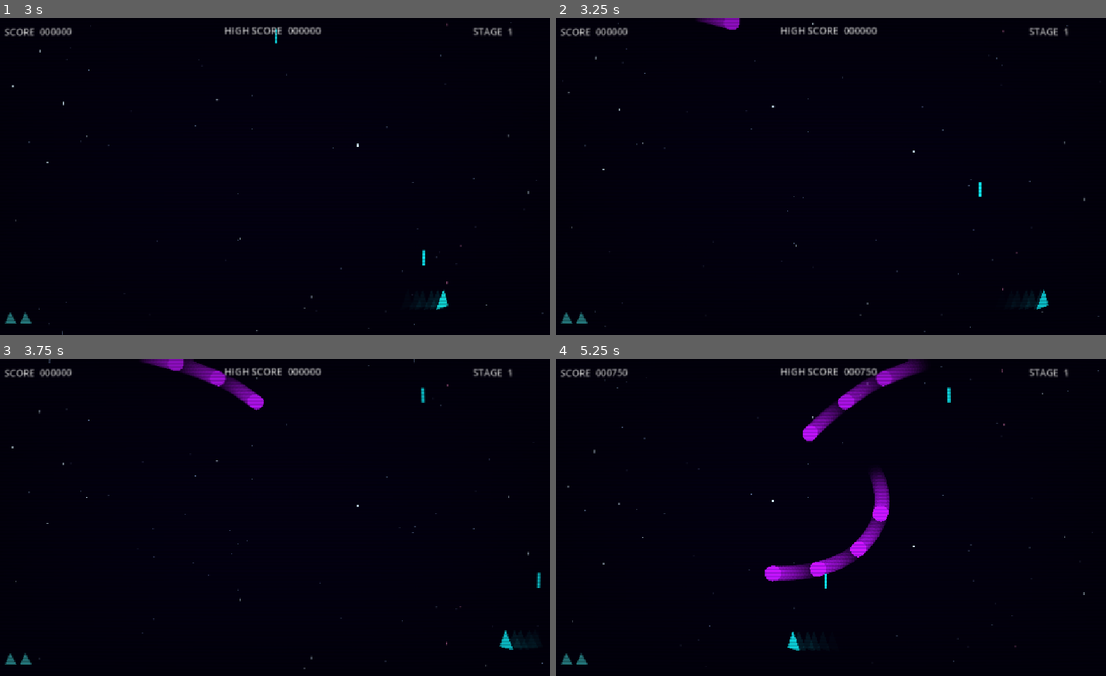
Above: before the commit, frames 1-4 (two rows, left to right).
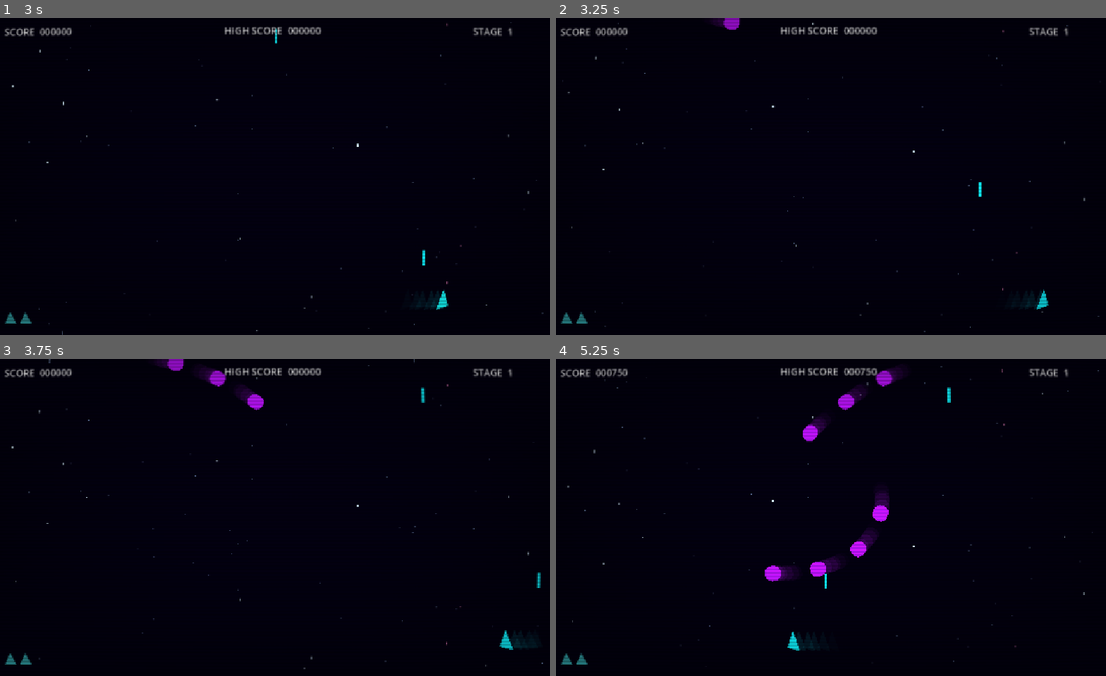
Above: after the commit, the same moments.

Repository: devbernardolopes/pew-pew-bubblegum
Game: Godot game, scene res://scenes/universe.tscn
Same seed, same stepped clock (60 frames per second), same inputs: the game is played once before the commit and once after it.
Inputs:
- Up to frame 1 (3 s): tap Enter at 0.5 s; hold Right (right) 0.53-1.28 s; hold X (fire) 0.53-1.28 s; hold Left (left) 1.28-2.03 s; tap X (fire) at 1.35, 2.85 s; hold X (fire) 2.03-2.78 s; hold Right (right) from 2.03 s (still down)
- Up to frame 2 (3.25 s): keep holding Right (right)
- Up to frame 3 (3.75 s): release Right (right) at 3.53 s; hold Left (left) from 3.53 s (still down); hold X (fire) from 3.53 s (still down)
- Up to frame 4 (5.25 s): keep holding Left (left); release X (fire) at 4.28 s; tap X (fire) at 4.35 s; hold X (fire) from 5.03 s (still down)

Frame 1 is identical in both runs. In frame 2, 0.1% of the frame differs, in the area x 25-32%, y 0-4%; in frame 3, 0.6%; in frame 4, 1.9%, in the area x 39-67%, y 0-71%.

Commit message:
tests

Diff:
--- /dev/null
+++ b/default_bus_layout.tres
@@ -0,0 +1,25 @@
+[gd_resource type="AudioBusLayout" format=3 uid="uid://dd4fx4r4jkfuq"]
+
+[sub_resource type="AudioEffectChorus" id="AudioEffectChorus_j3pel"]
+resource_name = "Chorus"
+voice/1/level_db = -8.6
+voice/2/delay_ms = 27.19
+voice/2/rate_hz = 11.7
+voice/2/depth_ms = 5.19
+voice/2/pan = 0.69
+
+[resource]
+bus/1/name = &"SFX"
+bus/1/solo = false
+bus/1/mute = false
+bus/1/bypass_fx = false
+bus/1/volume_db = -5.045384
+bus/1/send = &"Master"
+bus/1/effect/0/effect = SubResource("AudioEffectChorus_j3pel")
+bus/1/effect/0/enabled = true
+bus/2/name = &"Music"
+bus/2/solo = false
+bus/2/mute = false
+bus/2/bypass_fx = false
+bus/2/volume_db = 0.0
+bus/2/send = &"Master"
--- a/resources/entities/foe_decagon.tres
+++ b/resources/entities/foe_decagon.tres
@@ -16,5 +16,6 @@
 fire_pulse_enabled = true
 tractor_beam_enabled = true
 tractor_beam_height = 192.0
-trail_spacing = 4.0
+trail_lifetime = 0.15000000000000002
+trail_alpha = 0.15
 metadata/_custom_type_script = "uid://cnpcyvxb0l32y"
--- a/scenes/lab/formations/form8x8_def_def.tscn
+++ b/scenes/lab/formations/form8x8_def_def.tscn
@@ -21,18 +21,22 @@
 layout_mode = 2
 
 [node name="Panel3" type="Panel" parent="." unique_id=1549913631]
+self_modulate = Color(18.892157, 18.892157, 18.892157, 1)
 custom_minimum_size = Vector2(64, 64)
 layout_mode = 2
 
 [node name="Panel4" type="Panel" parent="." unique_id=1986894342]
+self_modulate = Color(18.892, 18.892, 18.892, 1)
 custom_minimum_size = Vector2(64, 64)
 layout_mode = 2
 
 [node name="Panel5" type="Panel" parent="." unique_id=2070095149]
+self_modulate = Color(18.892157, 18.892157, 18.892157, 1)
 custom_minimum_size = Vector2(64, 64)
 layout_mode = 2
 
 [node name="Panel6" type="Panel" parent="." unique_id=2143041525]
+self_modulate = Color(18.892157, 18.892157, 18.892157, 1)
 custom_minimum_size = Vector2(64, 64)
 layout_mode = 2
 
@@ -49,6 +53,7 @@
 layout_mode = 2
 
 [node name="Panel10" type="Panel" parent="." unique_id=253177151]
+self_modulate = Color(18.892157, 18.892157, 18.892157, 1)
 custom_minimum_size = Vector2(64, 64)
 layout_mode = 2
 
@@ -57,10 +62,12 @@
 layout_mode = 2
 
 [node name="Panel12" type="Panel" parent="." unique_id=1147990165]
+self_modulate = Color(18.892157, 18.892157, 18.892157, 1)
 custom_minimum_size = Vector2(64, 64)
 layout_mode = 2
 
 [node name="Panel13" type="Panel" parent="." unique_id=1873354655]
+self_modulate = Color(18.892157, 18.892157, 18.892157, 1)
 custom_minimum_size = Vector2(64, 64)
 layout_mode = 2
 
@@ -69,6 +76,7 @@
 layout_mode = 2
 
 [node name="Panel15" type="Panel" parent="." unique_id=1998474372]
+self_modulate = Color(18.892157, 18.892157, 18.892157, 1)
 custom_minimum_size = Vector2(64, 64)
 layout_mode = 2
 
@@ -81,26 +89,32 @@
 layout_mode = 2
 
 [node name="Panel18" type="Panel" parent="." unique_id=1195997700]
+self_modulate = Color(18.892157, 18.892157, 18.892157, 1)
 custom_minimum_size = Vector2(64, 64)
 layout_mode = 2
 
 [node name="Panel19" type="Panel" parent="." unique_id=1611768547]
+self_modulate = Color(18.892157, 18.892157, 18.892157, 1)
 custom_minimum_size = Vector2(64, 64)
 layout_mode = 2
 
 [node name="Panel20" type="Panel" parent="." unique_id=1909437352]
+self_modulate = Color(18.892157, 18.892157, 18.892157, 1)
 custom_minimum_size = Vector2(64, 64)
 layout_mode = 2
 
 [node name="Panel21" type="Panel" parent="." unique_id=1539099295]
+self_modulate = Color(18.892157, 18.892157, 18.892157, 1)
 custom_minimum_size = Vector2(64, 64)
 layout_mode = 2
 
 [node name="Panel22" type="Panel" parent="." unique_id=601644525]
+self_modulate = Color(18.892157, 18.892157, 18.892157, 1)
 custom_minimum_size = Vector2(64, 64)
 layout_mode = 2
 
 [node name="Panel23" type="Panel" parent="." unique_id=1841009087]
+self_modulate = Color(18.892157, 18.892157, 18.892157, 1)
 custom_minimum_size = Vector2(64, 64)
 layout_mode = 2
 
@@ -113,6 +127,7 @@
 layout_mode = 2
 
 [node name="Panel26" type="Panel" parent="." unique_id=2041870166]
+self_modulate = Color(18.892157, 18.892157, 18.892157, 1)
 custom_minimum_size = Vector2(64, 64)
 layout_mode = 2
 
@@ -121,10 +136,12 @@
 layout_mode = 2
 
 [node name="Panel28" type="Panel" parent="." unique_id=24359401]
+self_modulate = Color(18.892157, 18.892157, 18.892157, 1)
 custom_minimum_size = Vector2(64, 64)
 layout_mode = 2
 
 [node name="Panel29" type="Panel" parent="." unique_id=1722228187]
+self_modulate = Color(18.892157, 18.892157, 18.892157, 1)
 custom_minimum_size = Vector2(64, 64)
 layout_mode = 2
 
@@ -133,6 +150,7 @@
 layout_mode = 2
 
 [node name="Panel31" type="Panel" parent="." unique_id=712545910]
+self_modulate = Color(18.892157, 18.892157, 18.892157, 1)
 custom_minimum_size = Vector2(64, 64)
 layout_mode = 2
 
